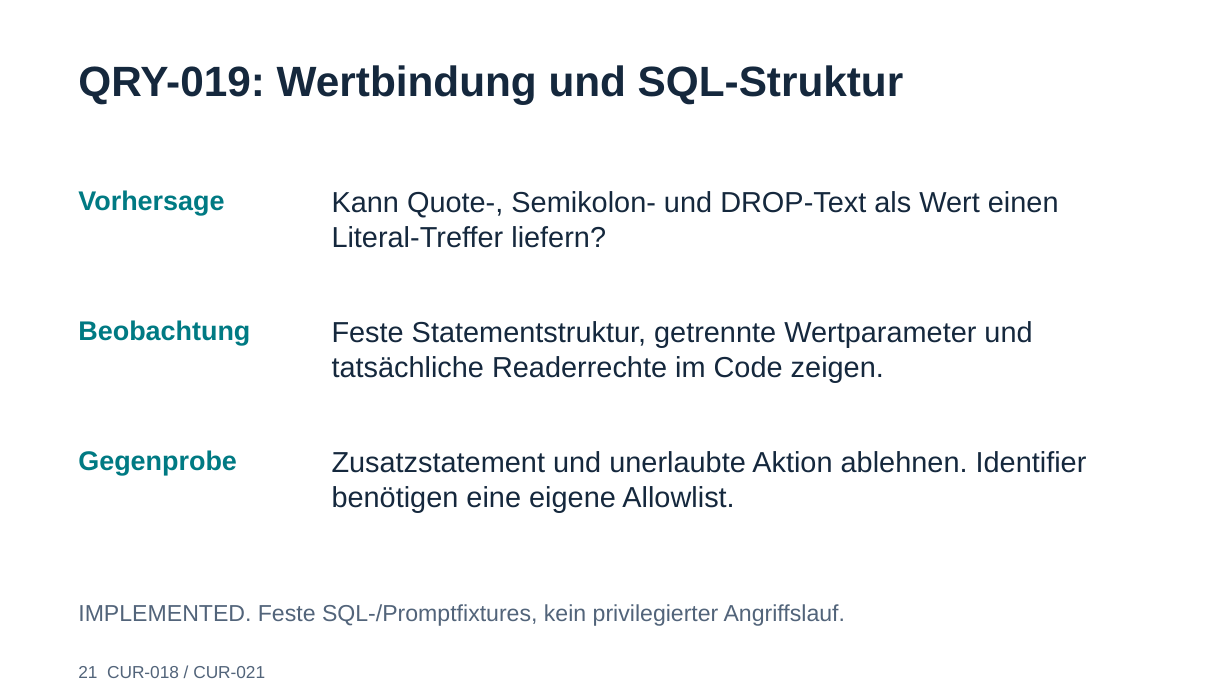
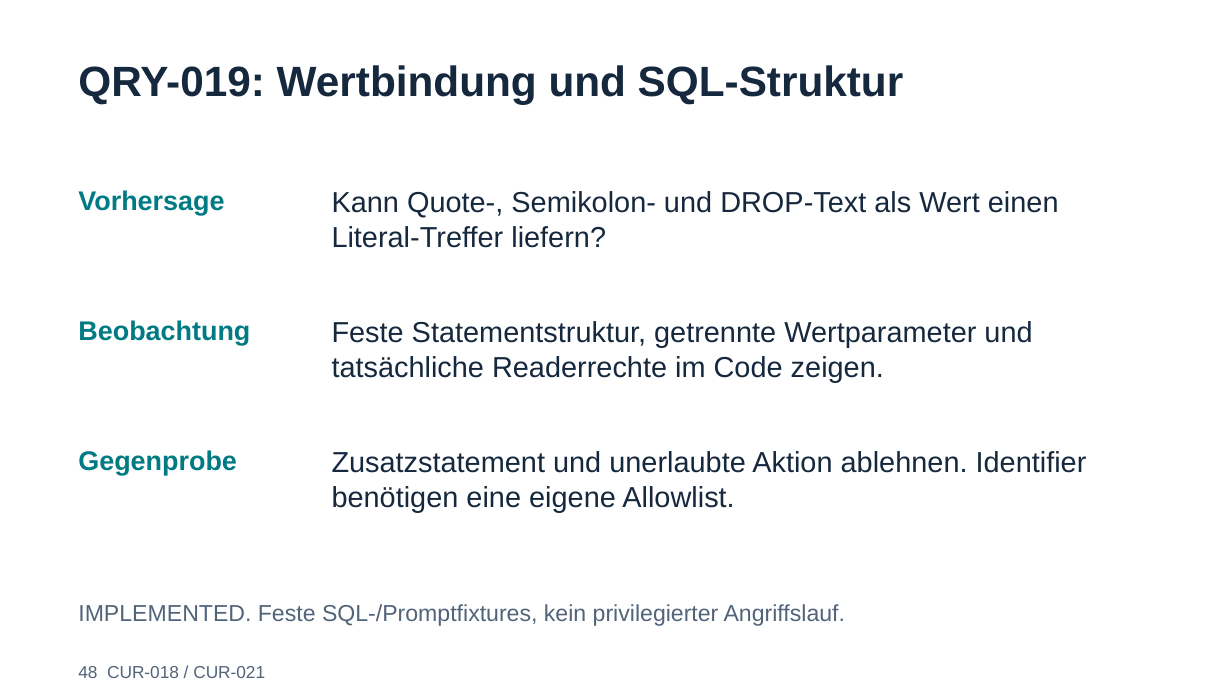
Before and after one commit to gecompat/SQL_PerformanceSchulung, a slide deck: slide 48 of Presentations/SQL_Server_2025_KI.pptx (slide 21 before the commit). Drawn at 1232x693 pixels with LibreOffice and Linux fonts; fonts in the diff are those of the drawing. Boxes give left, top, right and bottom in pixels: in the first picture for what was removed or moved away, otherwise in the second. Text is boxed around its words. In the diff, an @@ line names an element or a change of style, - is before the commit and + after.

```diff
--- a/Presentations/SQL_Server_2025_KI.pptx
+++ b/Presentations/SQL_Server_2025_KI.pptx
@@ text at (78, 666, 265, 678): text changed @@
-21 CUR-018 / CUR-021
+48 CUR-018 / CUR-021
```
Also in this commit, not shown: 32 other slides changed, 28 slides added, 1 slide removed, 8 other files.
